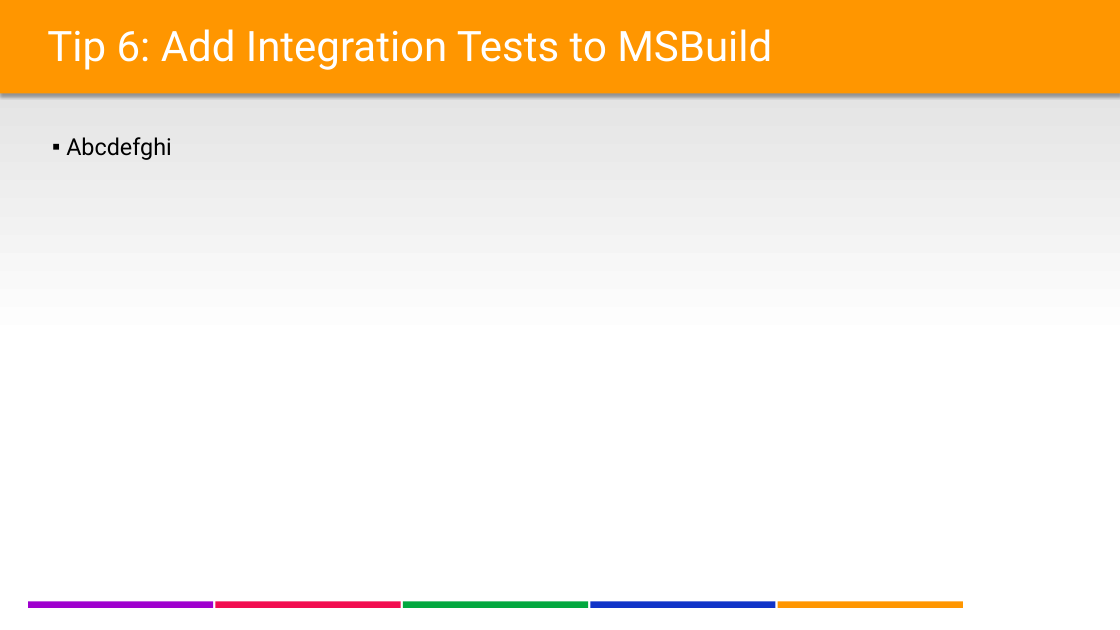
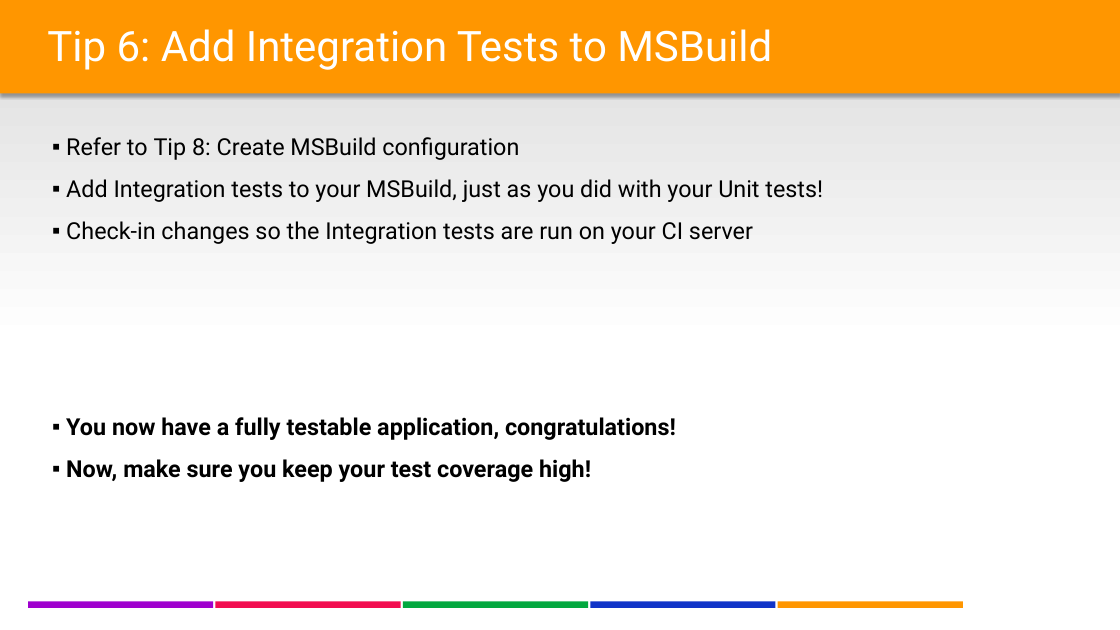
Before and after one commit to lgoldin/TestOrientedDevelopment, a slide deck: slide 17 of DesigningTestableApplications - Part II - DB Integration & Legacy Code.pptx. Drawn at 1120x630 pixels with LibreOffice and Linux fonts; fonts in the diff are those of the drawing; background and template pictures are left out. Boxes give left, top, right and bottom in pixels: in the first picture for what was removed or moved away, otherwise in the second. Text is boxed around its words. In the diff, an @@ line names an element or a change of style, - is before the commit and + after.

```diff
--- a/DesigningTestableApplications - Part II - DB Integration & Legacy Code.pptx
+++ b/DesigningTestableApplications - Part II - DB Integration & Legacy Code.pptx
@@ text at box(66, 137, 823, 482): text changed @@
-▪ Abcdefghi
+▪ Refer to Tip 8: Create MSBuild configuration
+▪ Add Integration tests to your MSBuild, just as you did with your Unit tests!
+▪ Check-in changes so the Integration tests are run on your CI server
+▪ You now have a fully testable application, congratulations!
+▪ Now, make sure you keep your test coverage high!
```
Also in this commit, not shown: 7 other slides changed.
